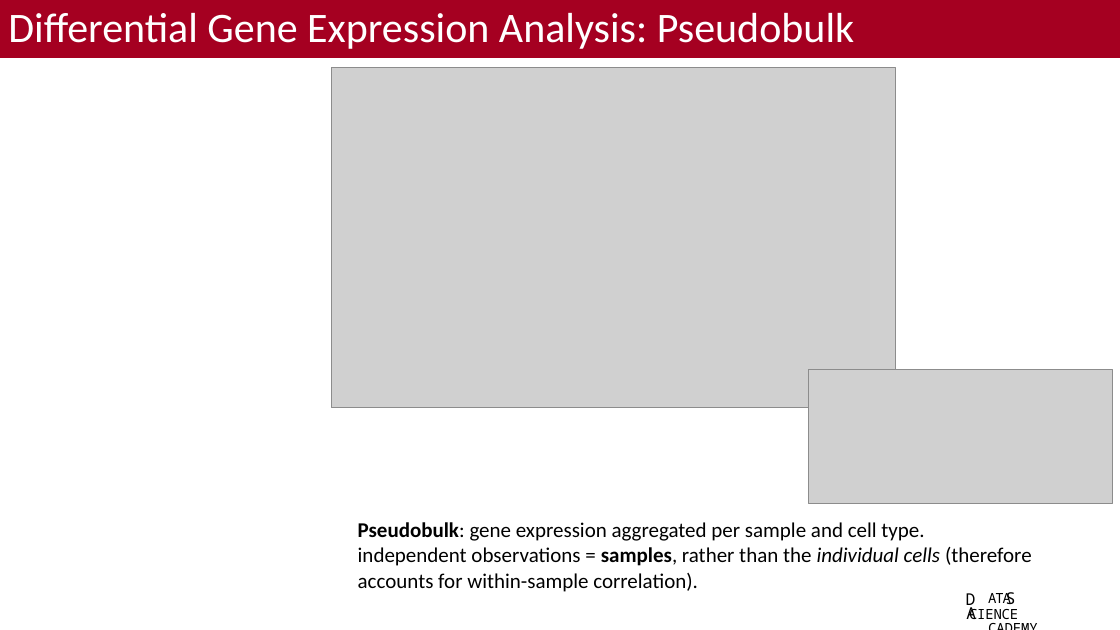
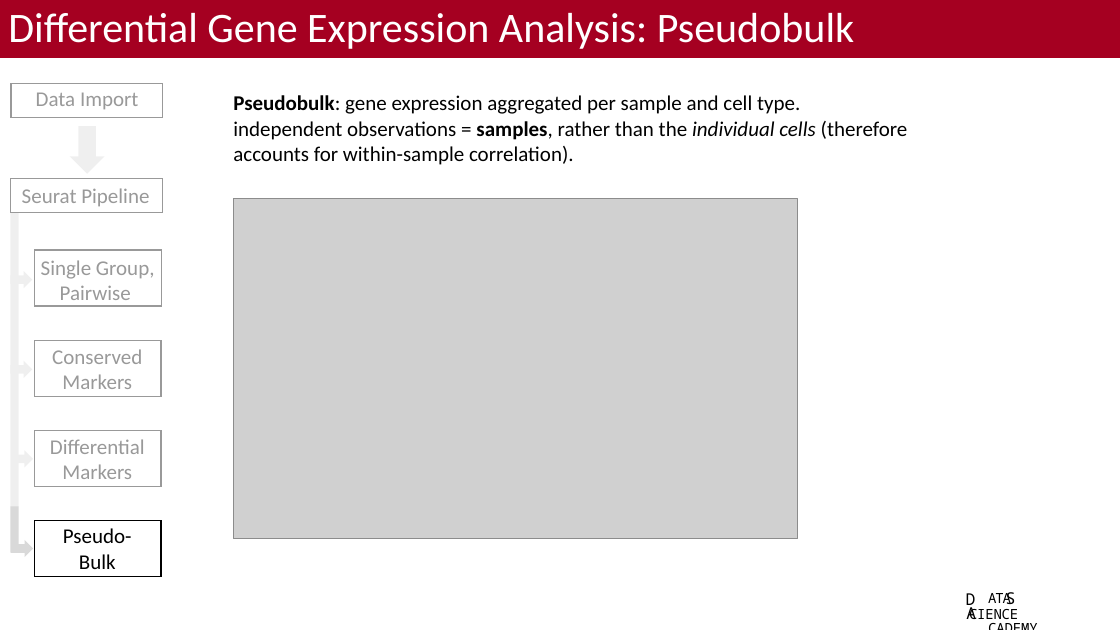
Before and after one commit to bacorli2/scrna_workshop, a slide deck: slide 6 of M5_Seurat_DGE_and_Exploratory/M5_Seurat_DGE_Exploratory.pptx (slide 5 before the commit). Drawn at 1120x630 pixels with LibreOffice and Linux fonts; fonts in the diff are those of the drawing; grey boxes stand for pictures; background and template pictures are left out. Boxes give left, top, right and bottom in pixels: in the first picture for what was removed or moved away, otherwise in the second. Text is boxed around its words. In the diff, an @@ line names an element or a change of style, - is before the commit and + after.

Commit message:
Finished differential pseudobulk code and slides.

```diff
--- a/M5_Seurat_DGE_and_Exploratory/M5_Seurat_DGE_Exploratory.pptx
+++ b/M5_Seurat_DGE_and_Exploratory/M5_Seurat_DGE_Exploratory.pptx
@@ rectangle added at <box>0,71,174,507</box>, fill #FFFFFF at 60% opacity @@
@@ rectangle added at <box>11,83,162,117</box>, outline #000000 1 pt @@
@@ text "Pseudobulk: gene expression aggregated per ...": place and size @@
-text "Pseudobulk: gene expression aggregated per ..." at <box>358,522,1032,592</box>
+text "Pseudobulk: gene expression aggregated per ..." at <box>233,95,908,165</box>
@@ text added at <box>36,92,138,109</box>, 18 pt, text #000000 @@
+Data Import
@@ down arrow added at <box>70,126,105,174</box>, fill #D9D9D9 @@
@@ rectangle added at <box>10,179,162,213</box>, outline #000000 1 pt @@
@@ text added at <box>22,188,149,206</box>, 18 pt, text #000000 @@
+Seurat Pipeline
@@ picture: place and size @@
-picture at <box>331,67,896,408</box>
+picture at <box>234,198,798,539</box>
@@ freeform shape added at <box>10,213,18,553</box>, fill #D9D9D9 @@
@@ rectangle added at <box>34,250,161,307</box>, outline #000000 1 pt @@
@@ text added at <box>41,260,155,306</box>, 18 pt, text #000000 @@
+Single Group, Pairwise
@@ down arrow added at <box>10,271,32,288</box>, fill #D9D9D9 @@
@@ rectangle added at <box>34,340,161,397</box>, outline #000000 1 pt @@
@@ text added at <box>52,349,142,389</box>, 18 pt, text #000000 @@
+Conserved Markers
@@ down arrow added at <box>10,361,32,378</box>, fill #D9D9D9 @@
@@ picture removed at <box>809,370,1112,504</box> @@
@@ rectangle added at <box>34,431,161,487</box>, outline #000000 1 pt @@
@@ text added at <box>50,439,145,479</box>, 18 pt, text #000000 @@
+Differential
+Markers
@@ down arrow added at <box>11,450,33,467</box>, fill #D9D9D9 @@
@@ rectangle added at <box>34,520,161,576</box>, outline #000000 1 pt @@
@@ text added at <box>63,528,132,569</box>, 18 pt, text #000000 @@
+Pseudo-
+Bulk
@@ down arrow added at <box>11,540,33,557</box>, fill #D9D9D9 @@
```
Also in this commit, not shown: 3 other slides changed, 3 slides added, 1 other file.
